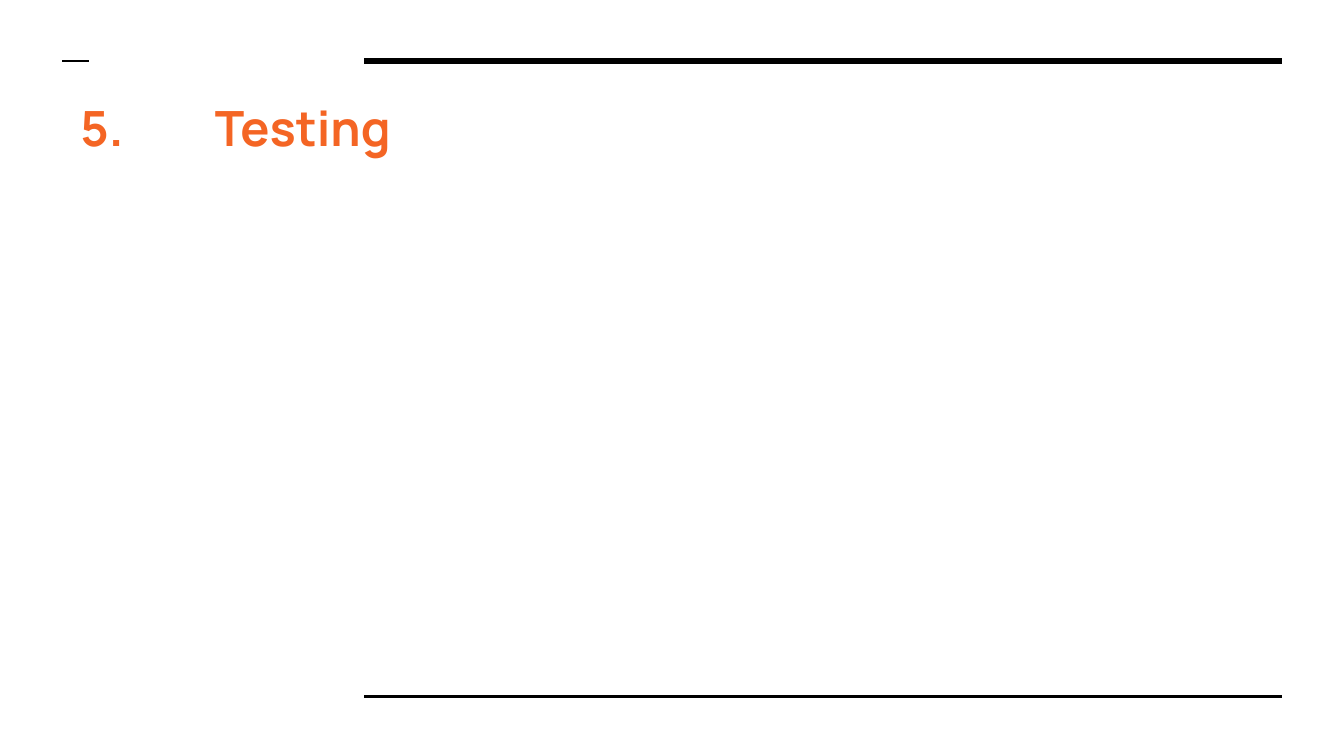
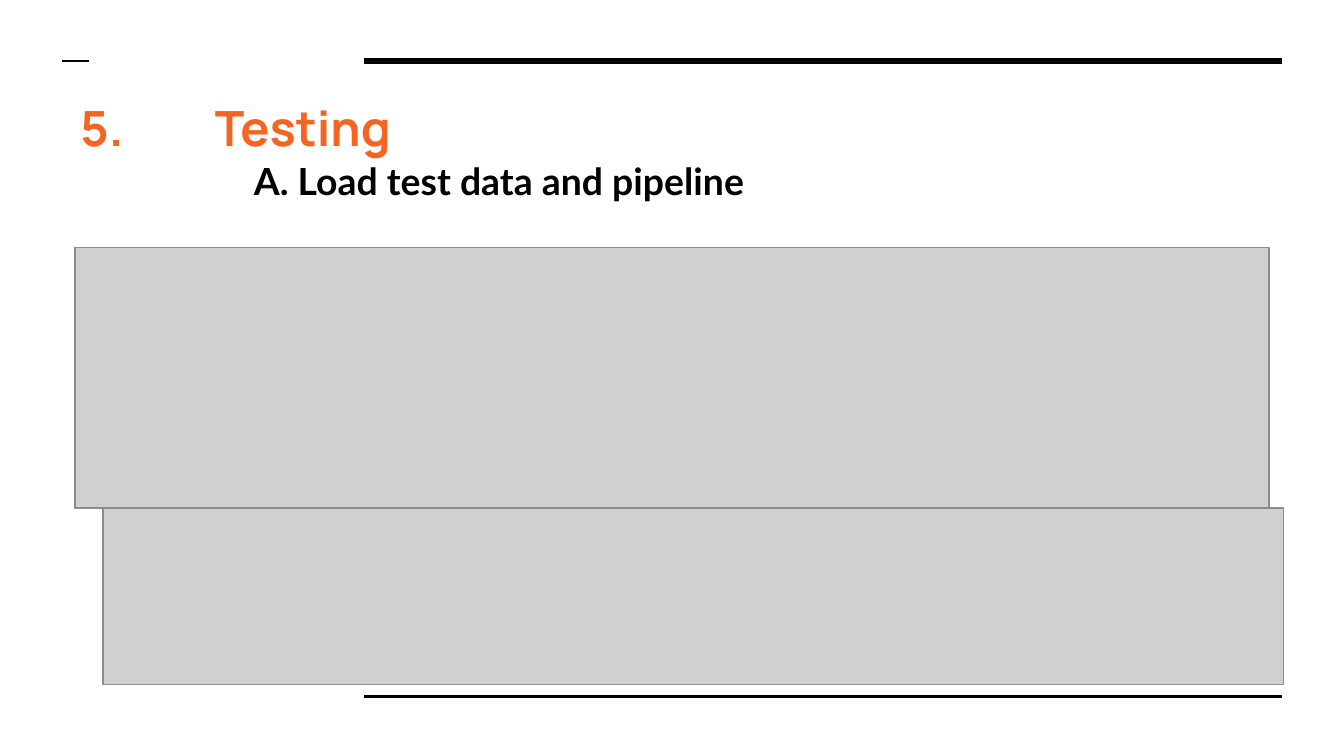
Before and after one commit to HoManLeung/Amazon-analysis, a slide deck: slide 24 of Final Project DS610.pptx (slide 17 before the commit). Drawn at 1344x756 pixels with LibreOffice and Linux fonts; fonts in the diff are those of the drawing; grey boxes stand for pictures. Boxes give left, top, right and bottom in pixels: in the first picture for what was removed or moved away, otherwise in the second. Text is boxed around its words. In the diff, an @@ line names an element or a change of style, - is before the commit and + after.

```diff
--- a/Final Project DS610.pptx
+++ b/Final Project DS610.pptx
@@ text added at [254, 167, 744, 202], 20 pt, text #000000, bold @@
+A. Load test data and pipeline
@@ picture added at [75, 247, 1270, 508] @@
@@ picture added at [103, 508, 1284, 684] @@
```
Also in this commit, not shown: 2 other slides changed, 9 slides added.
